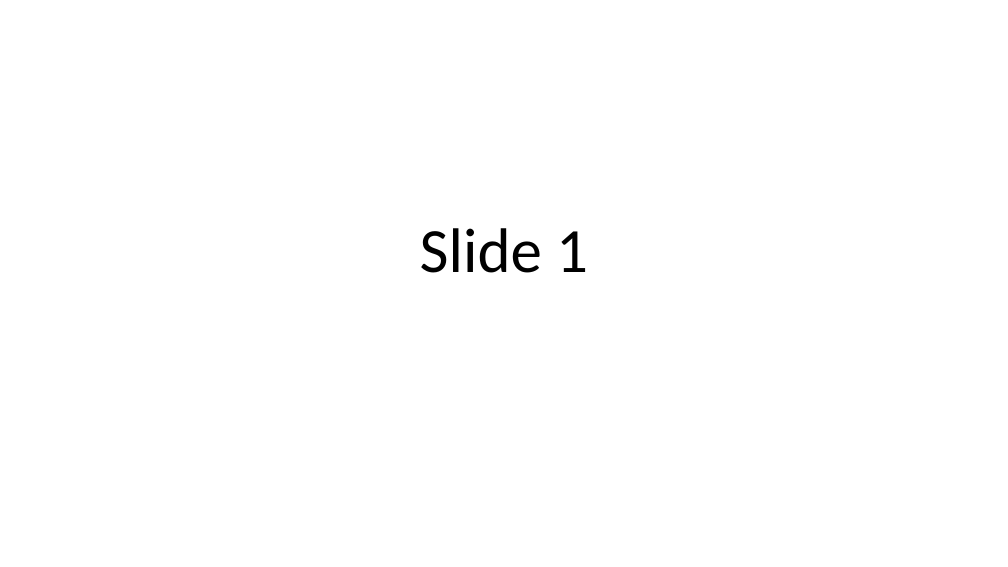
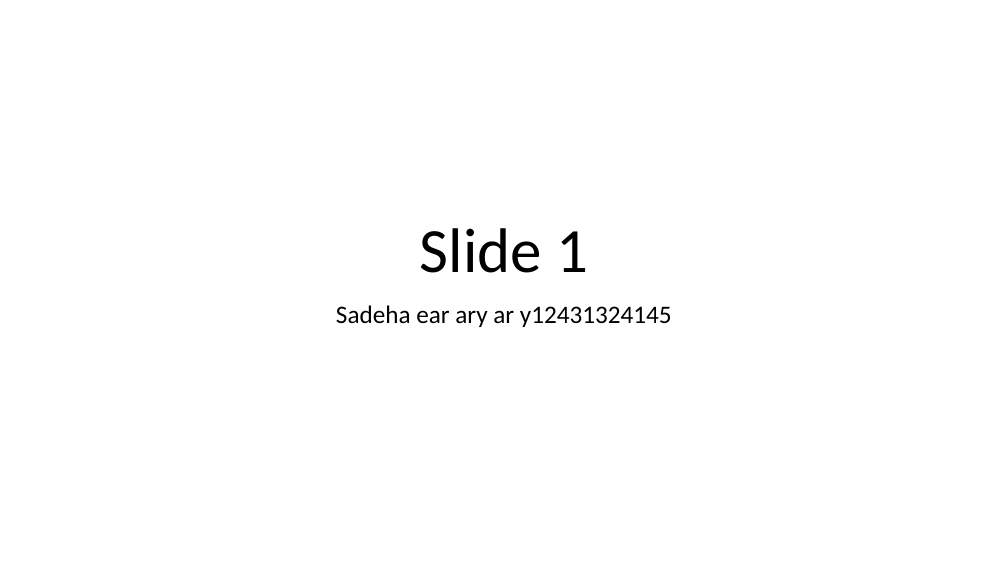
Before and after one commit to vk74/hello-world-rep, a slide deck: slide 1 of Slide 1.pptx. Drawn at 1008x567 pixels with LibreOffice and Linux fonts; fonts in the diff are those of the drawing. Boxes give left, top, right and bottom in pixels: in the first picture for what was removed or moved away, otherwise in the second. Text is boxed around its words. In the diff, an @@ line names an element or a change of style, - is before the commit and + after.

Commit message:
small edit
123

```diff
--- a/Slide 1.pptx
+++ b/Slide 1.pptx
@@ subtitle added at (336, 305, 672, 327), 24 pt, text #000000 @@
+Sadeha ear ary ar y12431324145
```
